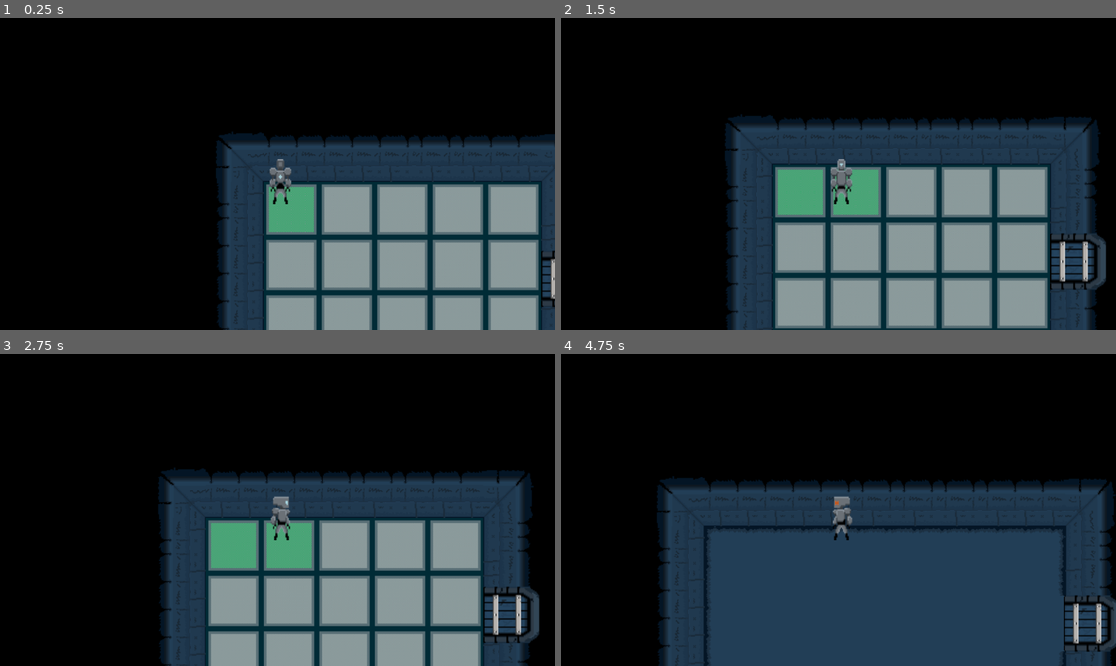
Above: before the commit, frames 1-4 (two rows, left to right).
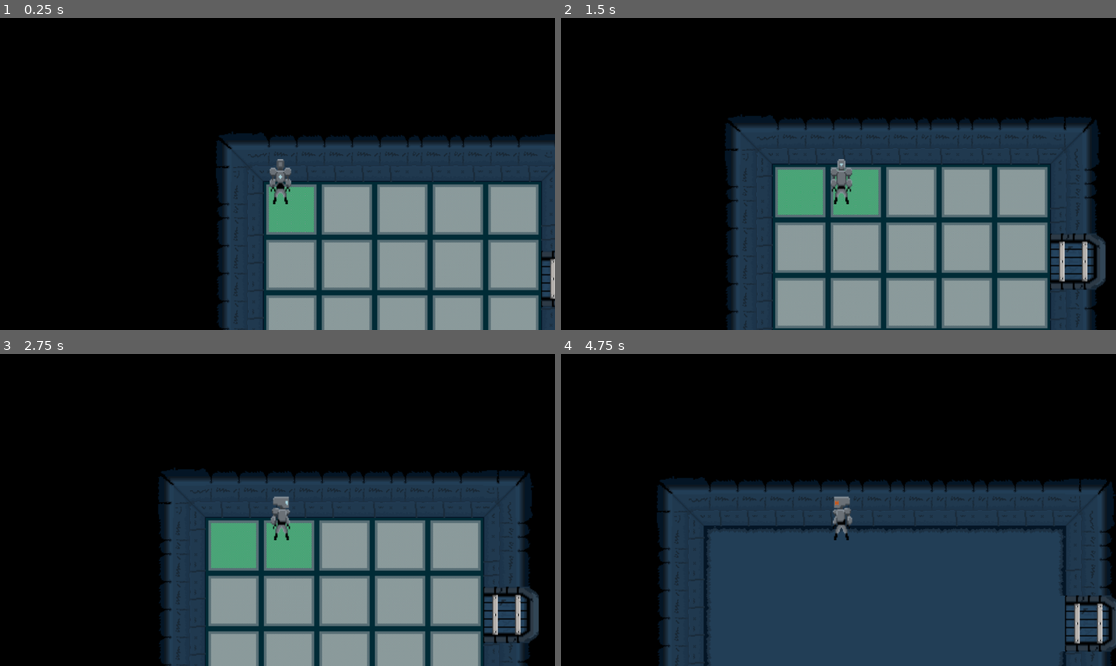
Above: after the commit, the same moments.

Repository: Rodinez/Mental_Mesh
Game: Godot game, scene res://Scenes/fase_3.tscn
The game is run twice, just before and just after one commit, with the same random seed, the same clock (stepped at 60 frames per second) and the same inputs. This scene is started directly instead of the project's main scene.
Inputs:
- Up to frame 1 (0.25 s): no input
- Up to frame 2 (1.5 s): tap Enter at 0.5 s; hold D (move_right) 0.53-1.28 s; tap Q (change) at 0.6, 1.35 s; hold S (move_down) from 1.28 s (still down)
- Up to frame 3 (2.75 s): release S (move_down) at 2.03 s; hold D (move_right) from 2.03 s (still down); tap E (interact) at 2.1 s; tap Q (change) at 2.3 s
- Up to frame 4 (4.75 s): release D (move_right) at 2.78 s; hold W (move_up) 2.78-3.53 s; tap Q (change) at 2.85, 3.6, 4.55 s; hold A (move_left) from 3.53 s (still down); tap Space at 4.25 s; tap E (interact) at 4.35 s

The runs differ from the first frame. In frame 1, less than 0.1% of the frame differs, in the area x 97-100%, y 75-93%; in frame 2, 0.2%; in frame 3, 0.2%; in frame 4, 0.4%, in the area x 90-100%, y 77-96%.

Commit message:
fase 3 - correções nas portas

Diff:
--- a/Scenes/fase_3.tscn
+++ b/Scenes/fase_3.tscn
@@ -566,11 +566,11 @@
 position = Vector2(469.159, 1299.44)
 
 [node name="Porta1" parent="." instance=ExtResource("6_t0crs")]
-position = Vector2(690, 224)
+position = Vector2(689.5, 224)
 rotation = 1.5708
 
 [node name="Porta2" parent="." instance=ExtResource("6_t0crs")]
-position = Vector2(656, 1296)
+position = Vector2(657.45, 1296)
 rotation = 1.5708
 
 [node name="Background" type="Sprite2D" parent="."]
